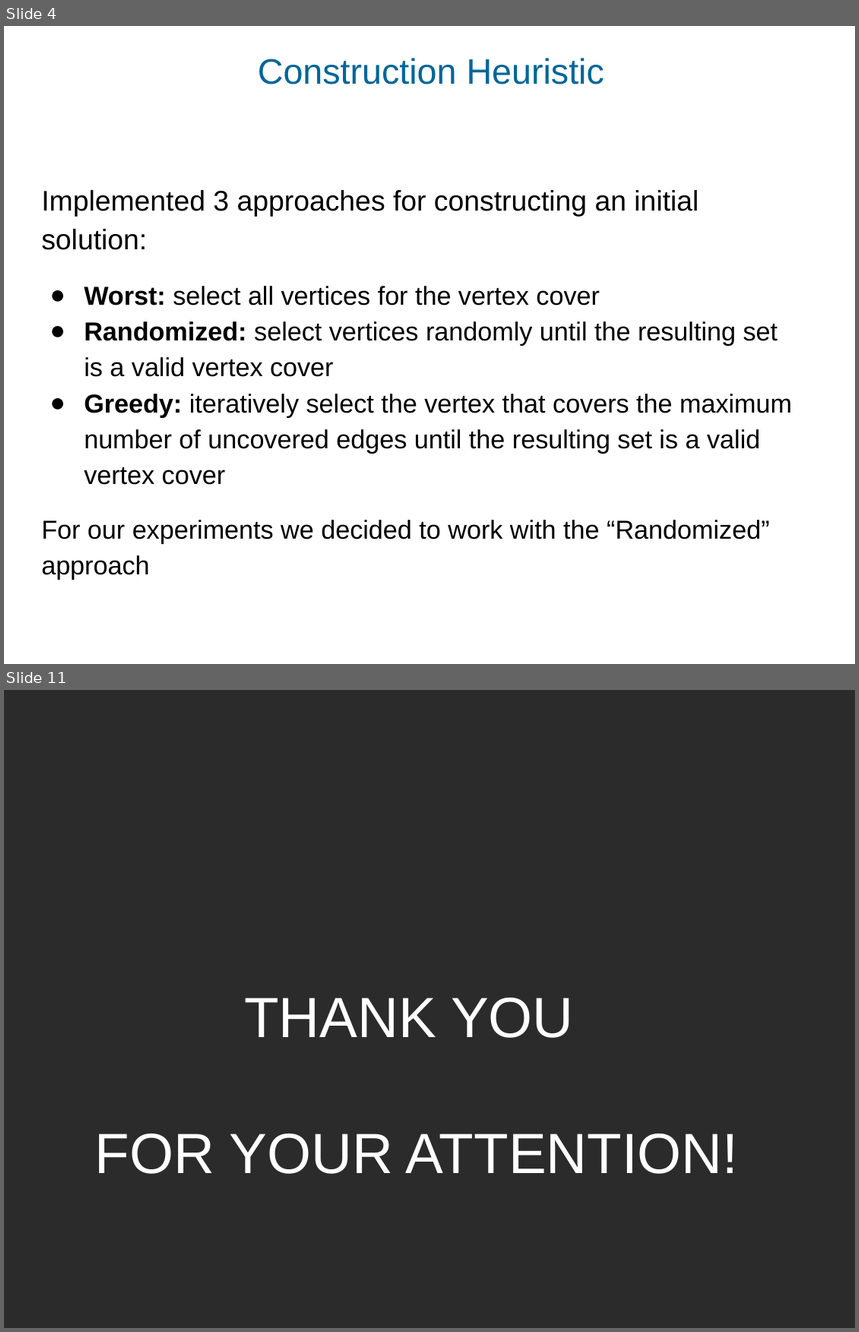
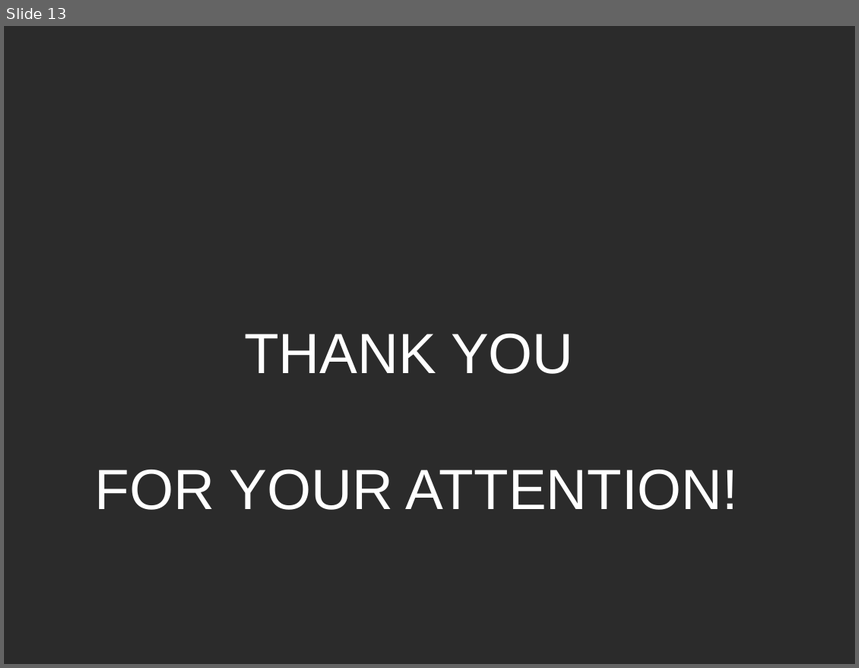
Before and after one commit to CatLassie/GDA2020, a slide deck: upwarddrawing.ppt. Shown one above the other, each under a label of ours: slides 4 and 11 before the commit, slide 13 after it; the slides between them are not shown. The pictures are 859x1332 and 859x668 pixels, drawn with LibreOffice and Linux fonts; fonts in the diff are those of the drawing; background and template pictures are left out; a plain dark background stands for a picture behind light text. Boxes give left, top, right and bottom in pixels: in the first picture for what was removed or moved away, otherwise in the second. Text is boxed around its words. In the diff, an @@ line names an element or a change of style, - is before the commit and + after.

```diff
--- a/upwarddrawing.ppt
+++ b/upwarddrawing.ppt
@@ slide 4 removed at <box>4,26,855,664</box>, background picture (left out) @@
@@ text removed at <box>258,58,604,85</box> @@
-Construction Heuristic
@@ text removed at <box>41,190,792,580</box> @@
-Implemented 3 approaches for constructing an initial solution:
-● Worst: select all vertices for the vertex cover
-● Randomized: select vertices randomly until the resulting set is a valid vertex cover
-● Greedy: iteratively select the vertex that covers the maximum number of uncovered edges until the resulting set is a valid vertex cover
-For our experiments we decided to work with the “Randomized” approach
@@ what was slide 11 is now slide 13 @@
```
Also in this commit, not shown: 4 slides changed, 8 slides added, 5 other slides removed.
